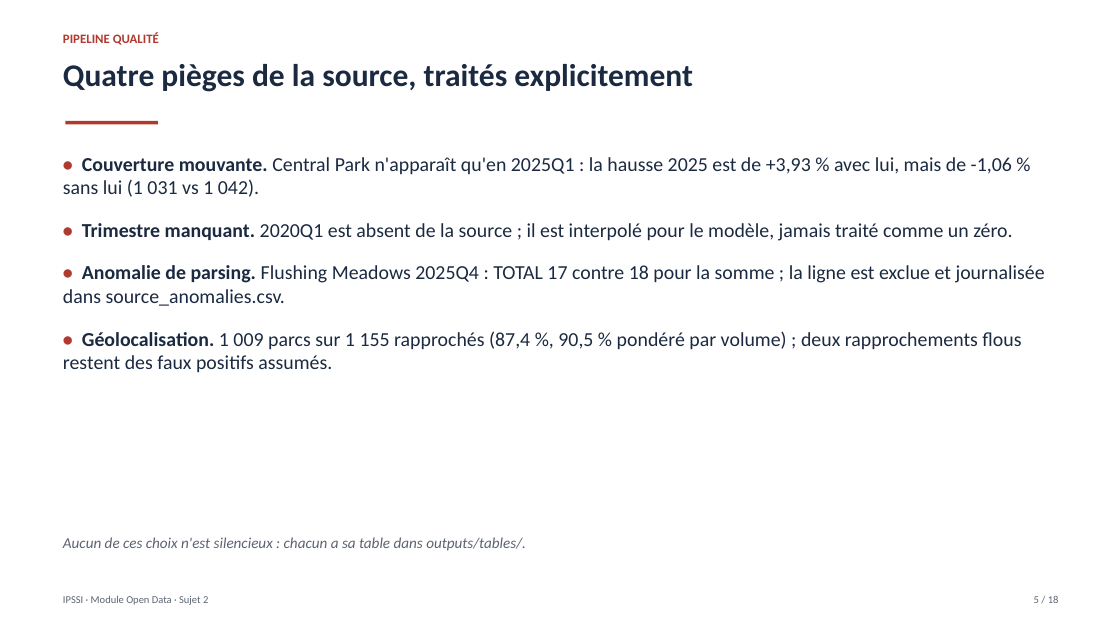
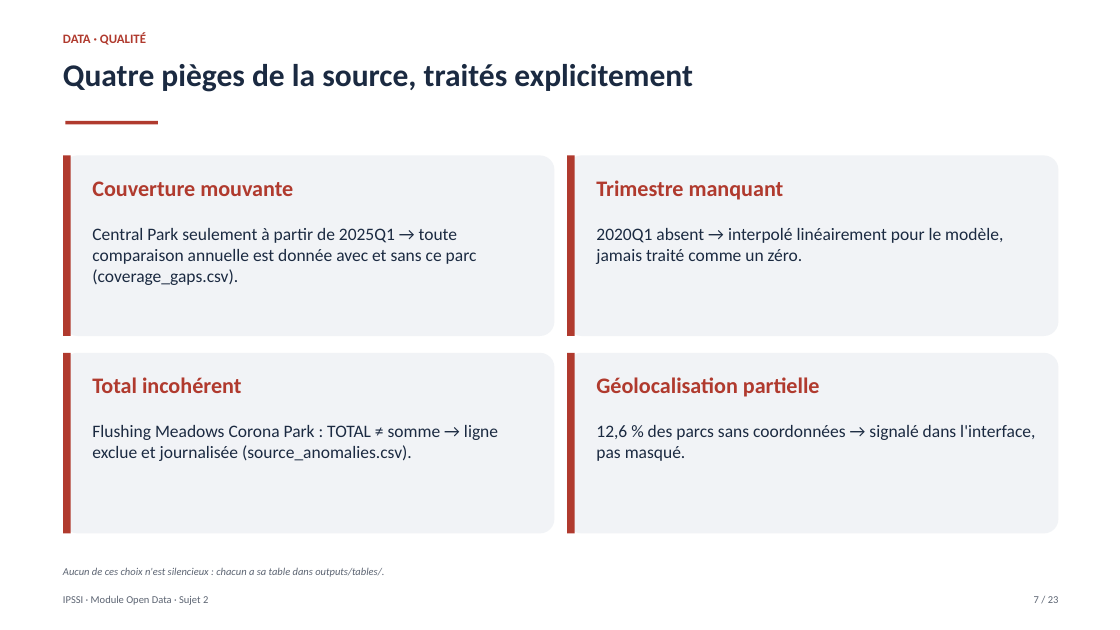
Before and after one commit to fayesarah555/NYC-Crime, a slide deck: slide 7 of presentation/nyc_crime_deck.pptx (slide 5 before the commit). Drawn at 1120x630 pixels with LibreOffice and Linux fonts; fonts in the diff are those of the drawing. Boxes give left, top, right and bottom in pixels: in the first picture for what was removed or moved away, otherwise in the second. Text is boxed around its words. In the diff, an @@ line names an element or a change of style, - is before the commit and + after.

Commit message:
maj du pptx

```diff
--- a/presentation/nyc_crime_deck.pptx
+++ b/presentation/nyc_crime_deck.pptx
@@ text at (63, 32, 146, 45): text changed @@
-PIPELINE QUALITÉ
+DATA · QUALITÉ
@@ text removed at (63, 157, 1045, 373) @@
-• Couverture mouvante. Central Park n'apparaît qu'en 2025Q1 : la hausse 2025 est de +3,93 % avec lui, mais de -1,06 % sans lui (1 031 vs 1 042).
-• Trimestre manquant. 2020Q1 est absent de la source ; il est interpolé pour le modèle, jamais traité comme un zéro.
-• Anomalie de parsing. Flushing Meadows 2025Q4 : TOTAL 17 contre 18 pour la somme ; la ligne est exclue et journalisée dans source_anomalies.csv.
-• Géolocalisation. 1 009 parcs sur 1 155 rapprochés (87,4 %, 90,5 % pondéré par volume) ; deux rapprochements flous restent des faux positifs assumés.
@@ rounded rectangle added at (63, 155, 555, 336), fill #F1F3F6 @@
@@ rectangle added at (63, 155, 71, 336), fill #B03A2E @@
@@ rounded rectangle added at (567, 155, 1059, 336), fill #F1F3F6 @@
@@ rectangle added at (567, 155, 575, 336), fill #B03A2E @@
@@ text added at (92, 181, 293, 196), 19 pt, text #B03A2E, bold @@
+Couverture mouvante
@@ text added at (596, 180, 784, 200), 19 pt, text #B03A2E, bold @@
+Trimestre manquant
@@ text added at (92, 228, 477, 285), 15 pt, text #1B2A41 @@
+Central Park seulement à partir de 2025Q1 → toute comparaison annuelle est donnée avec et sans ce parc (coverage_gaps.csv).
@@ text added at (596, 228, 1003, 264), 15 pt, text #1B2A41 @@
+2020Q1 absent → interpolé linéairement pour le modèle, jamais traité comme un zéro.
@@ rounded rectangle added at (63, 353, 555, 534), fill #F1F3F6 @@
@@ rectangle added at (63, 353, 71, 534), fill #B03A2E @@
@@ rounded rectangle added at (567, 353, 1059, 534), fill #F1F3F6 @@
@@ rectangle added at (567, 353, 575, 534), fill #B03A2E @@
@@ text added at (92, 377, 241, 393), 19 pt, text #B03A2E, bold @@
+Total incohérent
@@ text added at (596, 377, 820, 397), 19 pt, text #B03A2E, bold @@
+Géolocalisation partielle
@@ text added at (92, 425, 498, 461), 15 pt, text #1B2A41 @@
+Flushing Meadows Corona Park : TOTAL ≠ somme → ligne exclue et journalisée (source_anomalies.csv).
@@ text added at (596, 425, 1035, 461), 15 pt, text #1B2A41 @@
+12,6 % des parcs sans coordonnées → signalé dans l'interface, pas masqué.
@@ text "Aucun de ces choix n'est ...": place and size @@
-text "Aucun de ces choix n'est ..." at (63, 537, 526, 551)
+text "Aucun de ces choix n'est ..." at (63, 567, 384, 577)
@@ text "Aucun de ces choix n'est ..." at (63, 567, 384, 577): size 13 to 9 pt @@
@@ text at (1034, 596, 1059, 603): text changed @@
-5 / 18
+7 / 23
```
Also in this commit, not shown: 3 other slides changed, 19 slides added, 14 slides removed, 2 other files.
